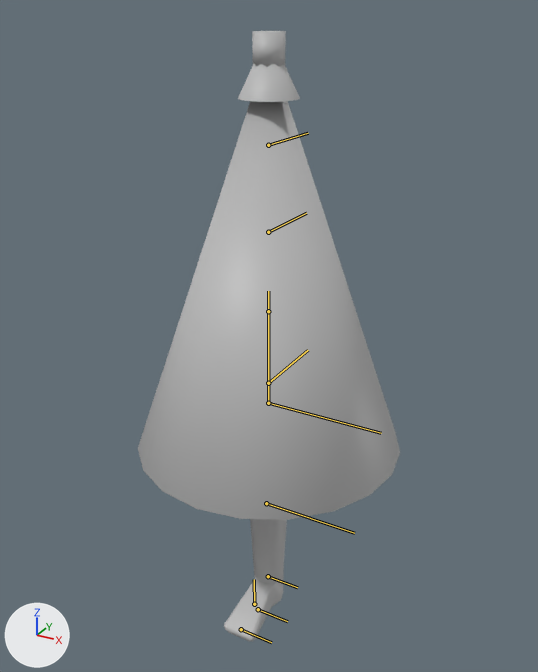
Before and after pictures for a commit that changed the FBX model Assets/Characters/Umbrlla/Umbrella@testidle.fbx.
The view is the same before and after, from a 50 mm lens placed at (1.12, -2.04, 2.23), pointed at (-0.02, 0.03, 1.2). Arrows for +X, +Y and +Z are at lower left; the lights stay in place. Both versions are drawn at frame 2 of the action 'Take 001|BaseLayer'; the numbers are the values there. The bones that bend it are drawn over the model as lines.

The first picture shows 'Foot', 'Head', 'Lower_leg', 'Top1', 'Top2'.
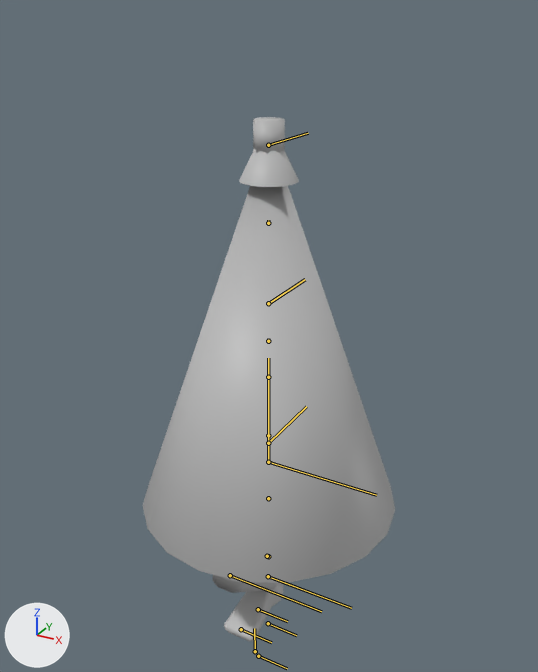
What the commit changed:
Object 'Legs_ScaleGrp' (bone_rig_object) moves from (0.0, 95.182, 0.0) to (0.0, 70.589, 0.0).
Bone 'ROOTSHJnt' (bone_rootshjnt) moves from (0.0, 0.0, 0.0) to (-24.6, 0.0, 0.0).
Bone 'Legs_HipSHJnt' (bone_legs_hipshjnt) turns from (0, 0, 0) to (0, -40, 0) degrees about its own x, y and z.
Bone 'Legs_KneeSHJnt' (bone_legs_kneeshjnt) turns from (0, 0, 0) to (0, 90, 0) degrees about its own x, y and z.
Bone 'Legs_AnkleSHJnt' (bone_legs_ankleshjnt) turns from (0, 0, 0) to (0, -50, 0) degrees about its own x, y and z.
Object 'Spine_ScaleGrp' (bone_rig_object_) moves from (0.0, 103.199, 0.0) to (0.0, 78.606, 0.0).

What differs and where, as boxes (x1, y1, x2, y2) in the pictures (538 x 672 px):
'Head', posed
    before: (138, 101, 400, 520)
    after: (143, 186, 395, 583)
'Top2', posed
    before: (238, 64, 300, 102)
    after: (239, 149, 299, 187)
'Lower_leg', posed
    before: (250, 519, 287, 584)
    after: (213, 575, 278, 593)
'Top1', posed
    before: (252, 31, 286, 67)
    after: (253, 117, 285, 154)
'Upper_leg', posed (not visible before)
    after: (219, 576, 239, 582)
bone 'ROOTSHJnt', root to tip
    before: (268, 383) to (308, 350)
    after: (268, 443) to (306, 406)
bone 'Legs_HipSHJnt', root to tip
    before: (268, 403) to (381, 433)
    after: (268, 462) to (376, 495)
bone 'Legs_KneeSHJnt', root to tip
    before: (266, 503) to (354, 533)
    after: (230, 575) to (321, 611)
